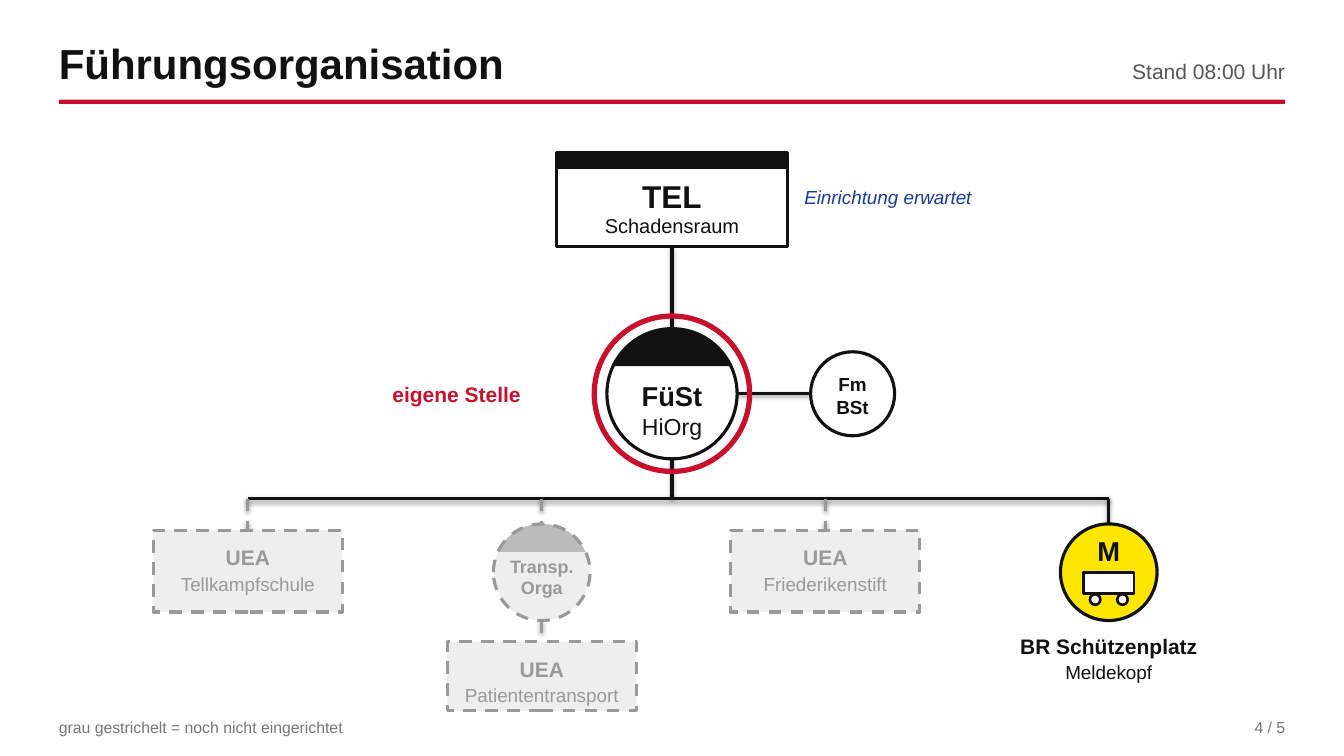
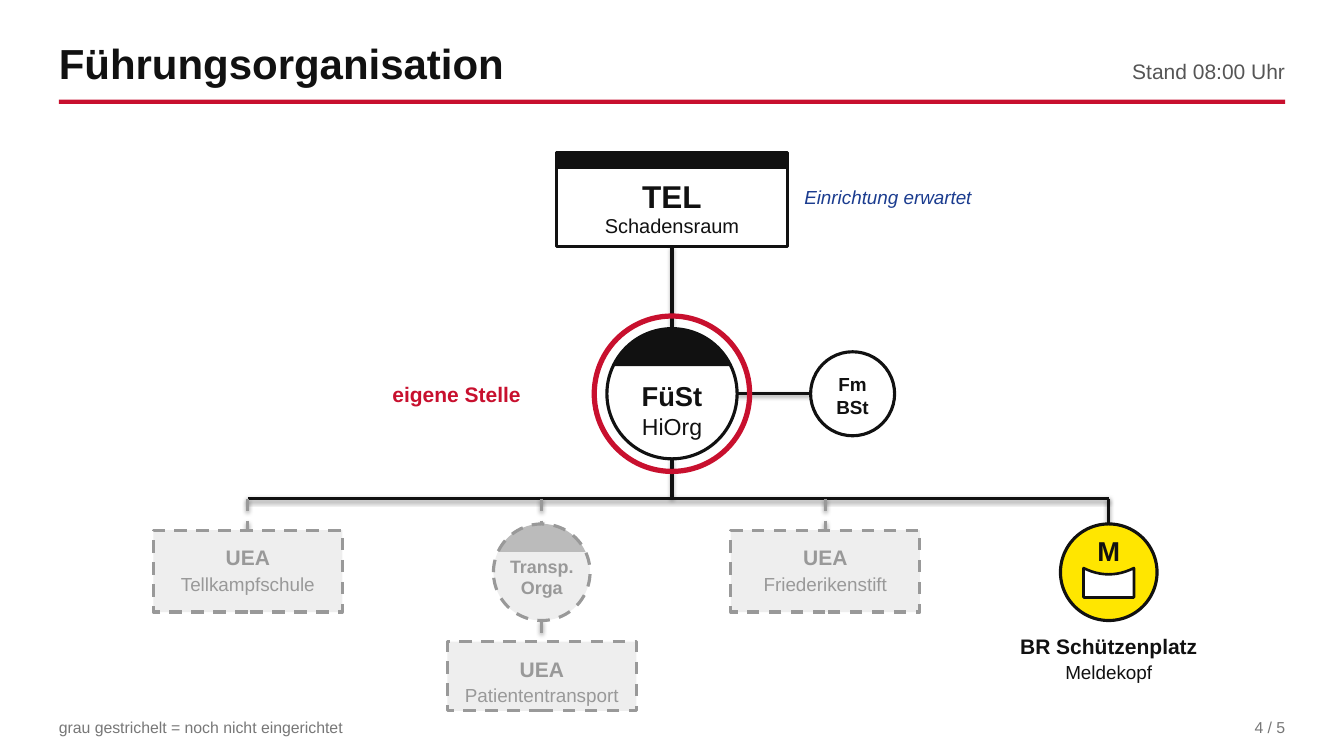
Before and after one commit to laenan8466/civil_protection_communicaton_training, a slide deck: slide 4 of lagevortrag/2026-11-07_0800_Lagevortrag_FueSt_HiOrg.pptx. Drawn at 1344x756 pixels with LibreOffice and Linux fonts; fonts in the diff are those of the drawing. Boxes give left, top, right and bottom in pixels: in the first picture for what was removed or moved away, otherwise in the second. Text is boxed around its words. In the diff, an @@ line names an element or a change of style, - is before the commit and + after.

```diff
--- a/lagevortrag/2026-11-07_0800_Lagevortrag_FueSt_HiOrg.pptx
+++ b/lagevortrag/2026-11-07_0800_Lagevortrag_FueSt_HiOrg.pptx
@@ freeform shape added at <box>1084,569,1134,598</box>, fill #FFFFFF, outline #111111 1.87 pt @@
@@ rectangle removed at <box>1084,573,1134,594</box> @@
@@ ellipse removed at <box>1090,595,1100,605</box> @@
@@ ellipse removed at <box>1117,595,1127,605</box> @@
```
Also in this commit, not shown: 2 other files.
